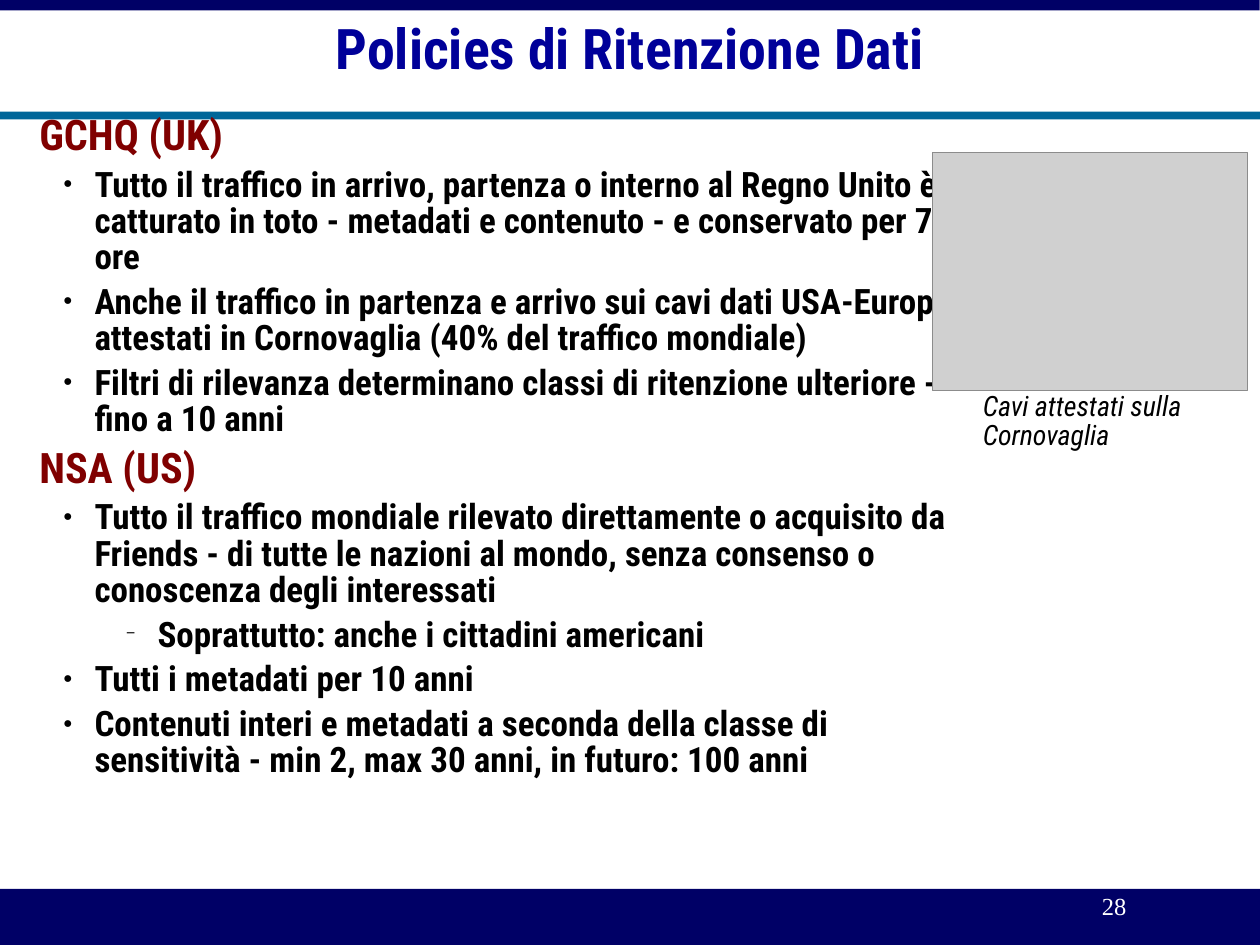
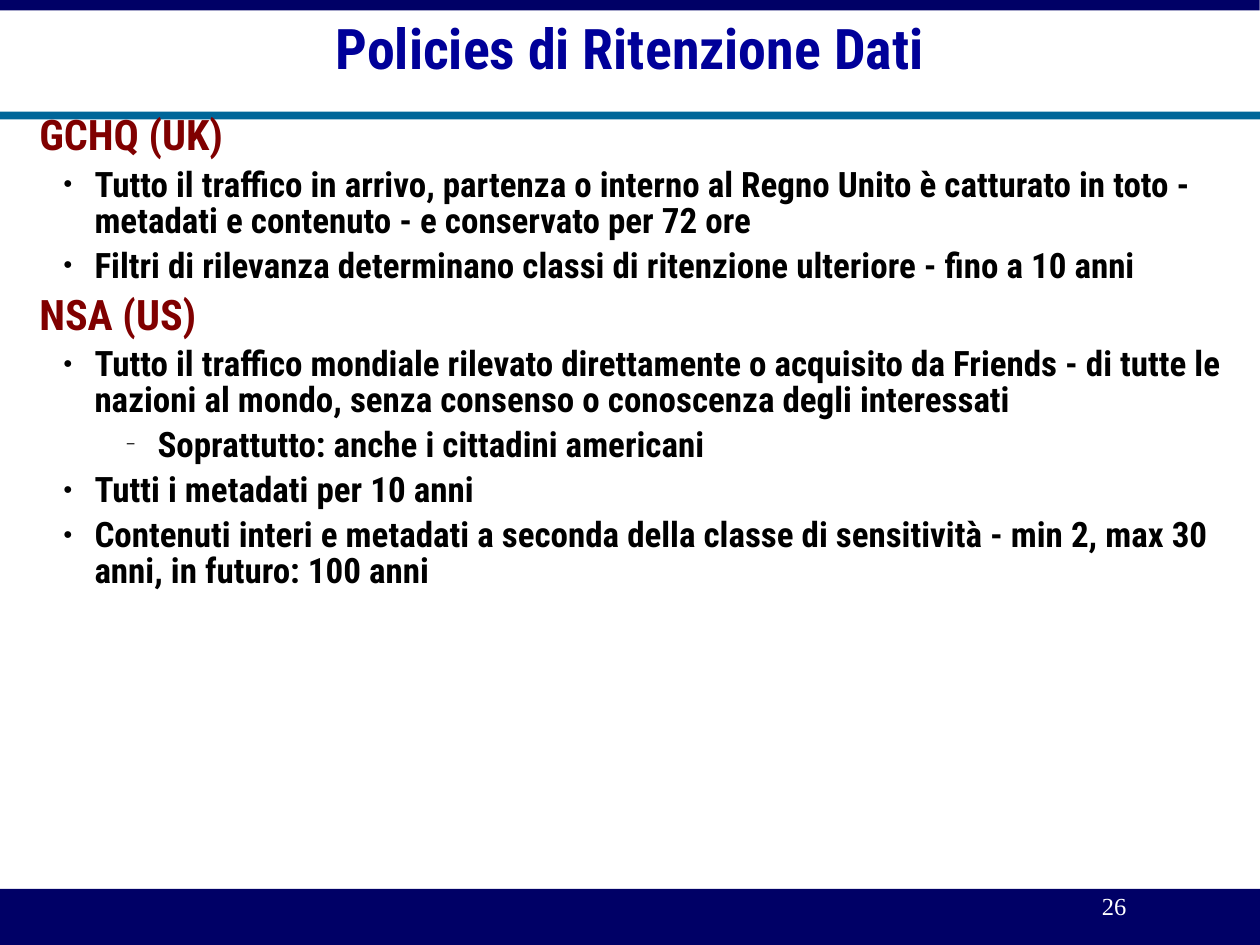
Before and after one commit to michelesimioli/cybersecurity_book, a slide deck: slide 26 of gitbook/slides/01intro.odp (slide 28 before the commit). Drawn at 1260x945 pixels with LibreOffice and Linux fonts; fonts in the diff are those of the drawing; grey boxes stand for pictures. Boxes give left, top, right and bottom in pixels: in the first picture for what was removed or moved away, otherwise in the second. Text is boxed around its words. In the diff, an @@ line names an element or a change of style, - is before the commit and + after.

```diff
--- a/gitbook/slides/01intro.odp
+++ b/gitbook/slides/01intro.odp
@@ picture removed at [932, 152, 1247, 391] @@
@@ text at [94, 282, 950, 358]: paragraph removed @@
-    ● Anche il traffico in partenza e arrivo sui cavi dati USA-Europa attestati in Cornovaglia (40% del traffico mondiale)
@@ text removed at [983, 390, 1181, 451] @@
-Cavi attestati sulla
-Cornovaglia
@@ page number at [1102, 898, 1127, 916]: text changed @@
-28
+26
```
Also in this commit, not shown: 4 other slides changed, 10 slides added, 8 slides removed, 8 other files.
